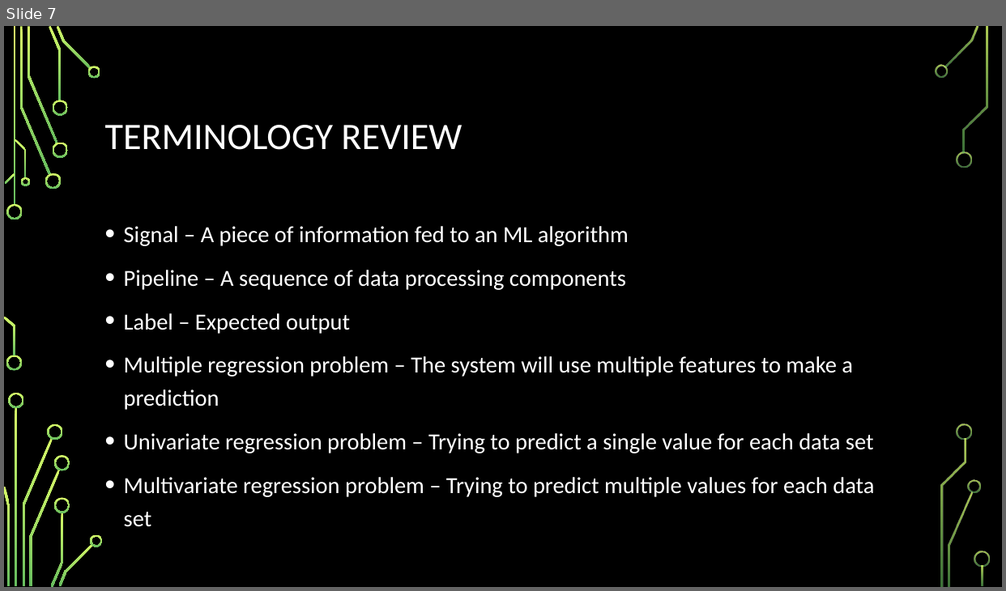
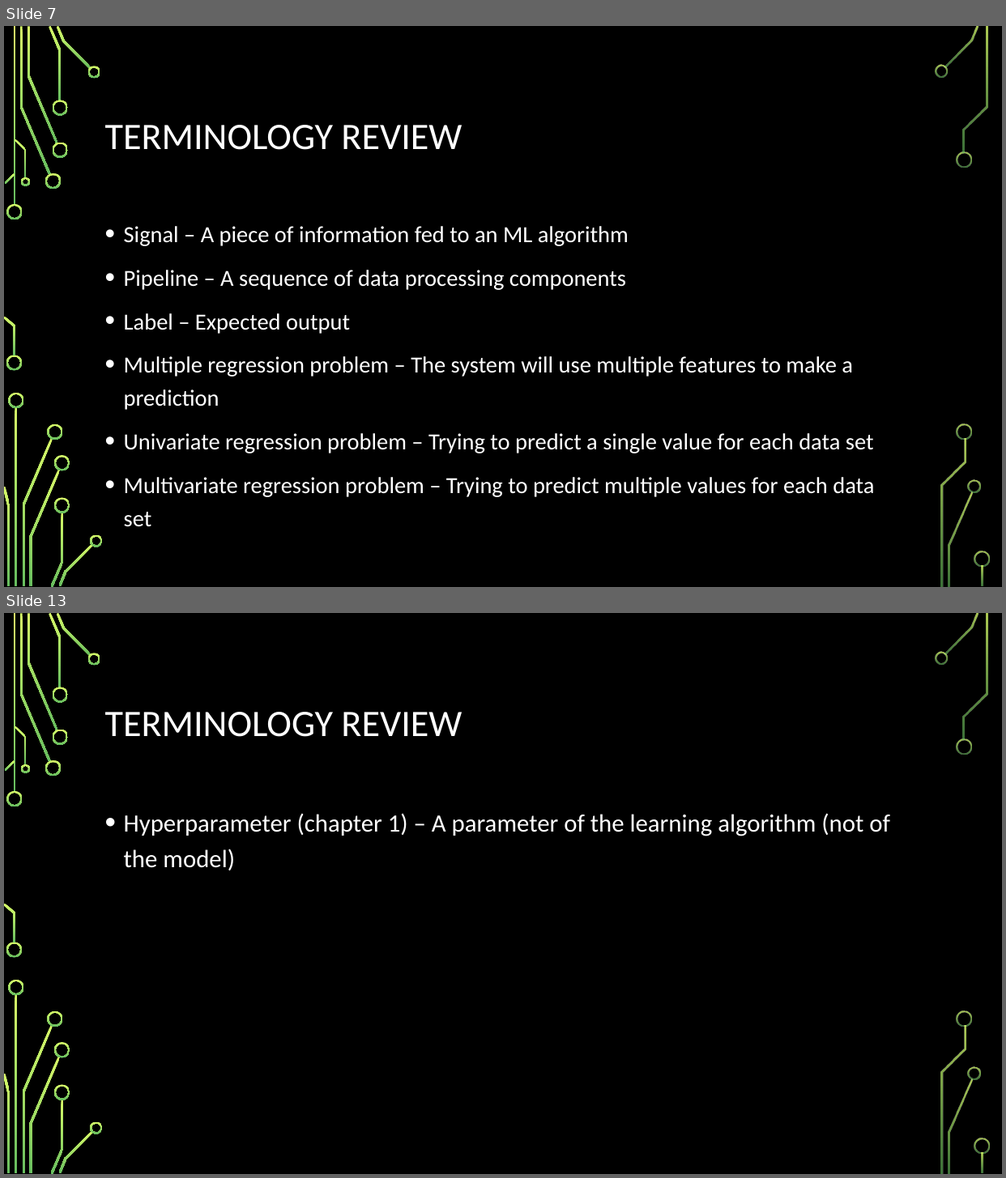
Before and after one commit to astidham2003/ml-study-group, a slide deck: chapter_2/Chapter 2.pptx. Shown one above the other, each under a label of ours: slide 7 before the commit, slides 7 and 13 after it; the slides between them are not shown. The pictures are 1006x591 and 1006x1178 pixels, drawn with LibreOffice and Linux fonts; fonts in the diff are those of the drawing; background and template pictures are left out. Boxes give left, top, right and bottom in pixels: in the first picture for what was removed or moved away, otherwise in the second. Text is boxed around its words. In the diff, an @@ line names an element or a change of style, - is before the commit and + after.

```diff
--- a/chapter_2/Chapter 2.pptx
+++ b/chapter_2/Chapter 2.pptx
@@ slide 13 added at <box>4,613,1002,1174</box>, background picture (left out); not listed: 36 template elements that a slide beside it also shows @@
@@ title added at <box>105,712,462,737</box>, 36 pt, text #FFFFFF @@
+TERMINOLOGY REVIEW
@@ text added at <box>124,813,890,871</box>, 24 pt, text #FFFFFF @@
+• Hyperparameter (chapter 1) – A parameter of the learning algorithm (not of the model)
```
Also in this commit, not shown: 4 slides changed, 3 other slides added.
